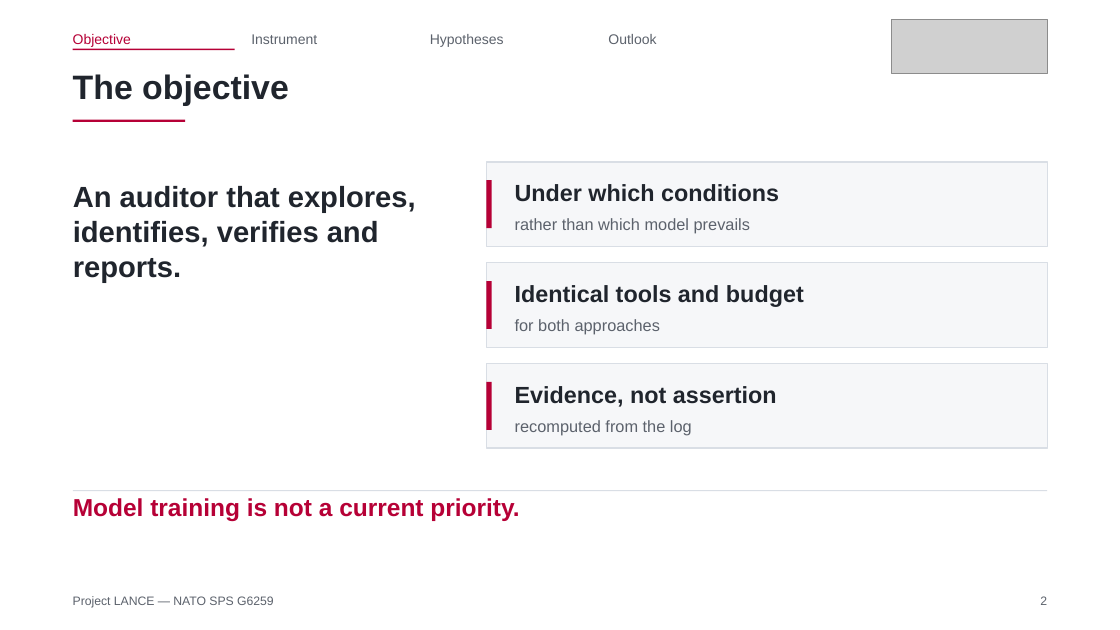
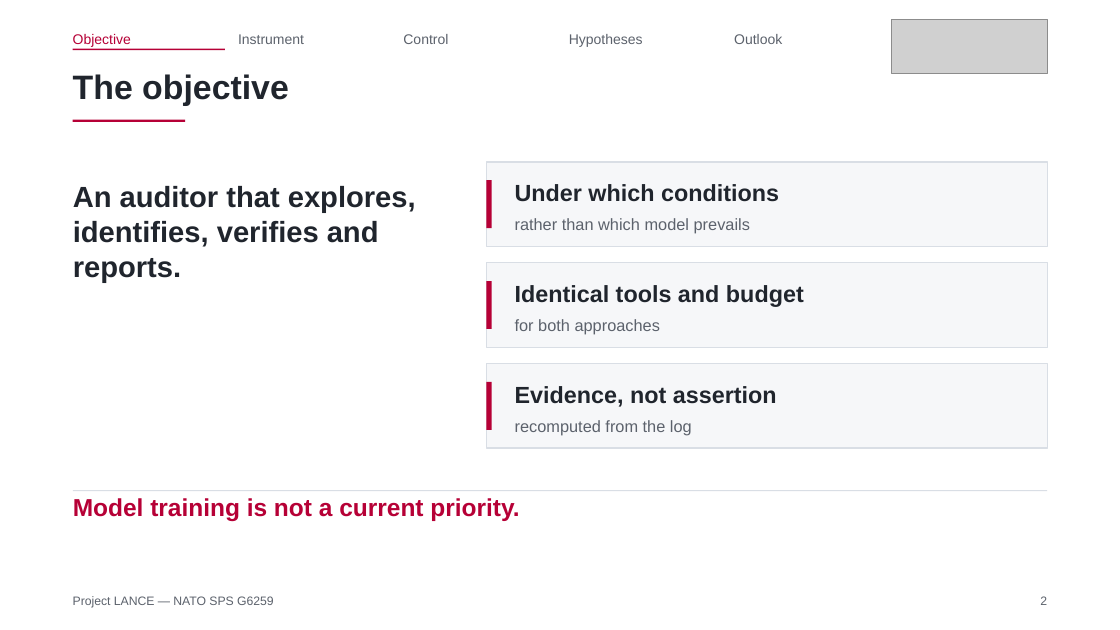
Before and after one commit to Tanguyvans/LANCE, a slide deck: slide 2 of objectifs/presentation-2026-10-23/slides.pptx. Drawn at 1120x630 pixels with LibreOffice and Linux fonts; fonts in the diff are those of the drawing; grey boxes stand for pictures. Boxes give left, top, right and bottom in pixels: in the first picture for what was removed or moved away, otherwise in the second. Text is boxed around its words. In the diff, an @@ line names an element or a change of style, - is before the commit and + after.

```diff
--- a/objectifs/presentation-2026-10-23/slides.pptx
+++ b/objectifs/presentation-2026-10-23/slides.pptx
@@ text "Instrument": place and size @@
-text "Instrument" at [251, 34, 317, 44]
+text "Instrument" at [238, 34, 304, 44]
@@ text "Hypotheses": place and size @@
-text "Hypotheses" at [430, 34, 504, 47]
+text "Hypotheses" at [569, 34, 643, 47]
@@ text "Outlook": place and size @@
-text "Outlook" at [608, 34, 656, 44]
+text "Outlook" at [734, 34, 782, 44]
@@ rectangle: place and size @@
-rectangle at [73, 49, 235, 50]
+rectangle at [73, 49, 225, 50]
@@ text added at [403, 34, 448, 44], 12 pt, text #5C626C @@
+Control
```
Also in this commit, not shown: 8 other slides changed, 1 slide added, 7 other files.
